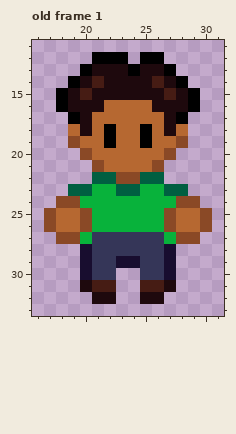
Two states of a pixel-art file, Aseprite/Miglis_Angelo.aseprite. Above is the file before it was changed.
48x48 pixels, 1 frame. Shown: old frame 1: x 16..31, y 11..33. The commit also changed other frames, which this record leaves out.
Now the later version:
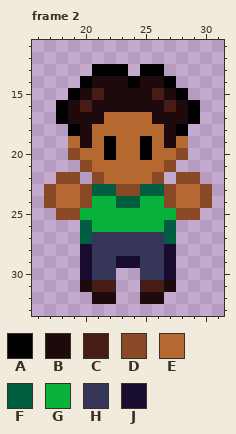
Palette (. is transparent): A #000000  B #1e090d  C #461c14  D #8a4926  E #b66831  F #005f41  G #08b23b  H #353658  J #180d2f
A new or re-ordered frame is compared with the old frame closest to it.
The exact change:
frames 1 -> 6
Changed rows in their new state; - is an unchanged pixel.
Frame 2 is new; against old frame 1, layers "Hands", "Head", "Body":
first column x 17:
12 ----...-..----
13 ---.AAA.AA.---
14 --.AB--A-BA.--
15 -.ABC----CBA.-
16 ---C-BBBB-C---
17 -AB-B----B-BA-
18 --A--E--E--A--
19 --EB------BE--
20 --DE-A--A-ED--
21 ---DE----ED---
22 -DD-DEEEED-DD-
23 DEEDFFDDFFDEED
24 DEED--FF--DEED
25 .DDG------GDD.
26 ...F------F...
27 -..F------F..-
Where, in picture pixels (left, top, right, bottom), the same in both pictures:
changed: (44, 52, 212, 244)
